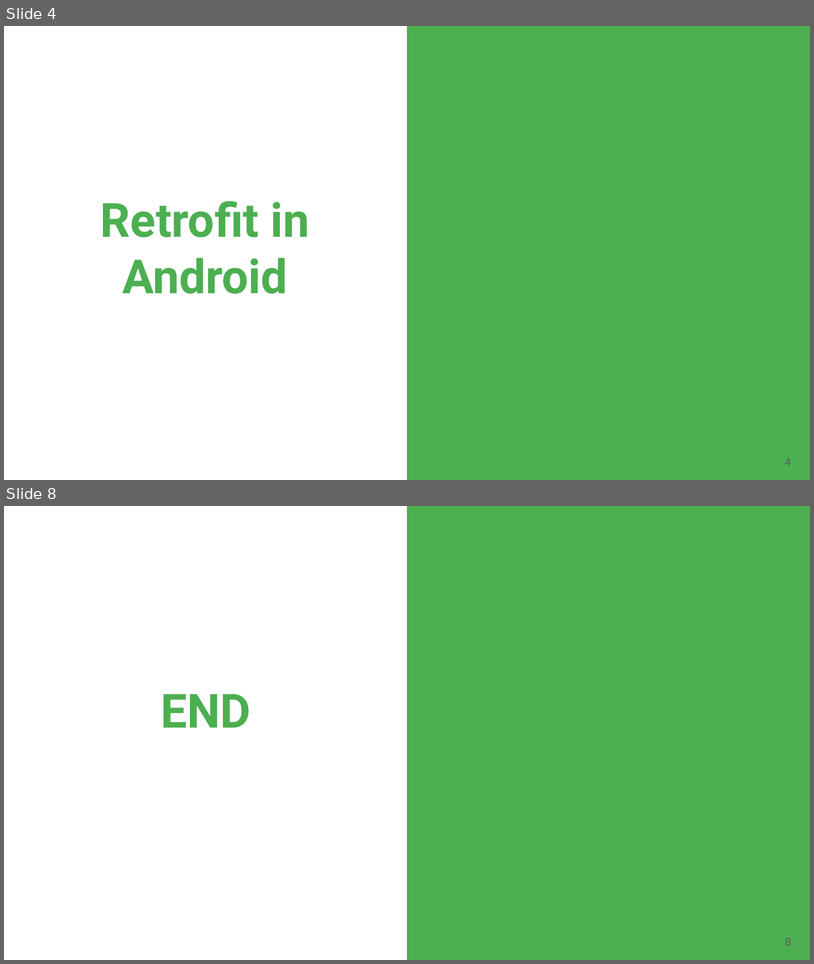
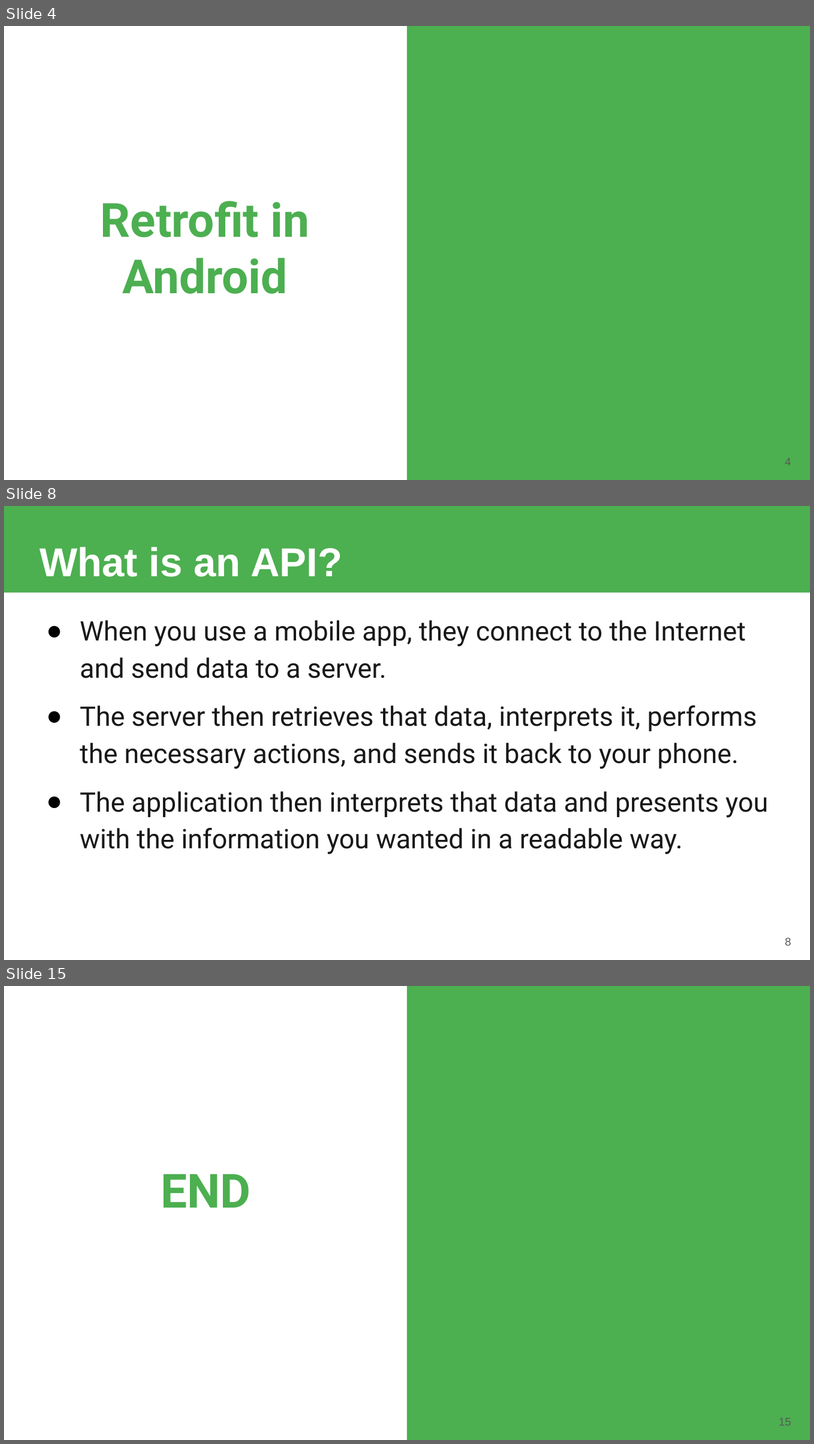
Before and after one commit to robitussin/CTAPDEVL, a slide deck: Week 12/Retrofit.pptx. Shown one above the other, each under a label of ours: slides 4 and 8 before the commit, slides 4, 8 and 15 after it; the slides between them are not shown. The pictures are 814x964 and 814x1444 pixels, drawn with LibreOffice and Linux fonts; fonts in the diff are those of the drawing. Boxes give left, top, right and bottom in pixels: in the first picture for what was removed or moved away, otherwise in the second. Text is boxed around its words. In the diff, an @@ line names an element or a change of style, - is before the commit and + after.

```diff
--- a/Week 12/Retrofit.pptx
+++ b/Week 12/Retrofit.pptx
@@ slide 8 added at [4,506,810,960], background #FFFFFF @@
@@ rectangle added at [4,506,810,592], fill #4CAF50 @@
@@ title added at [39,547,342,577], 36 pt, text #FFFFFF, bold @@
+What is an API?
@@ text added at [80,620,768,854], 24 pt, text #181818 @@
+● When you use a mobile app, they connect to the Internet and send data to a server.
+● The server then retrieves that data, interprets it, performs the necessary actions, and sends it back to your phone.
+● The application then interprets that data and presents you with the information you wanted in a readable way.
@@ page number added at [785,937,791,945], 10 pt, text #595959 @@
+8
@@ what was slide 8 is now slide 15 @@
@@ page number at [779,1417,792,1425]: text changed @@
-8
+15
```
Also in this commit, not shown: 5 slides changed, 6 other slides added, 48 other files.
